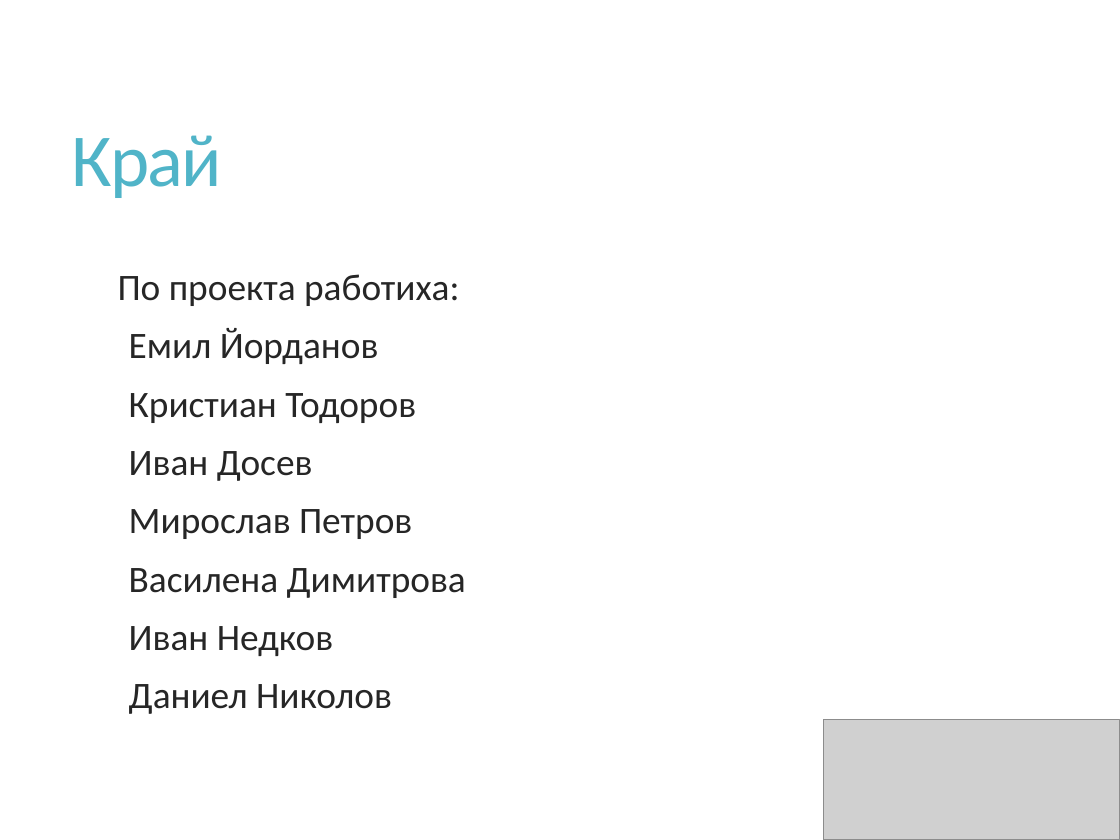
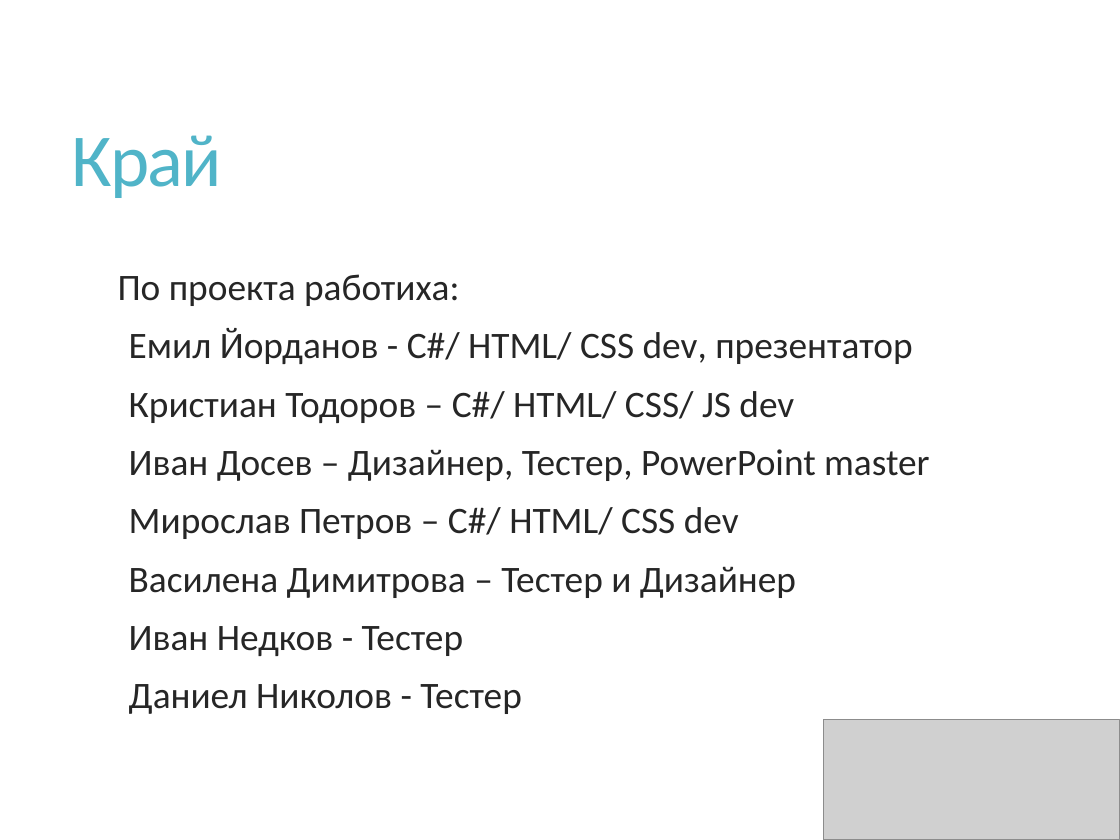
Before and after one commit to zyppyvids/HotelSys, a slide deck: slide 10 of Presentation/HotelSys.pptx. Drawn at 1120x840 pixels with LibreOffice and Linux fonts; fonts in the diff are those of the drawing; grey boxes stand for pictures. Boxes give left, top, right and bottom in pixels: in the first picture for what was removed or moved away, otherwise in the second. Text is boxed around its words. In the diff, an @@ line names an element or a change of style, - is before the commit and + after.

Commit message:
Updated team roles in PPTX file

```diff
--- a/Presentation/HotelSys.pptx
+++ b/Presentation/HotelSys.pptx
@@ text at (129, 328, 930, 714): text changed @@
-  Емил Йорданов
-  Кристиан Тодоров
-  Иван Досев
-  Мирослав Петров
-  Василена Димитрова
-  Иван Недков
-  Даниел Николов
+  Емил Йорданов - C#/ HTML/ CSS dev, презентатор
+  Кристиан Тодоров – C#/ HTML/ CSS/ JS dev
+  Иван Досев – Дизайнер, Тестер, PowerPoint master
+  Мирослав Петров – C#/ HTML/ CSS dev
+  Василена Димитрова – Тестер и Дизайнер
+  Иван Недков - Тестер
+  Даниел Николов - Тестер
```
